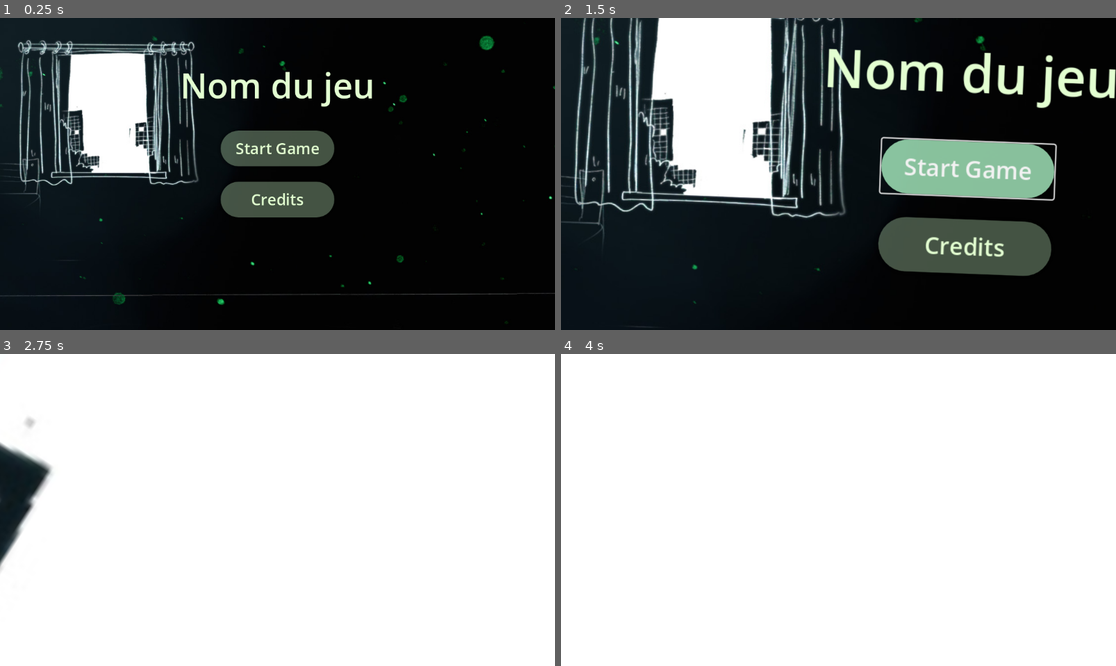
Above: before the commit, frames 1-4 (two rows, left to right).
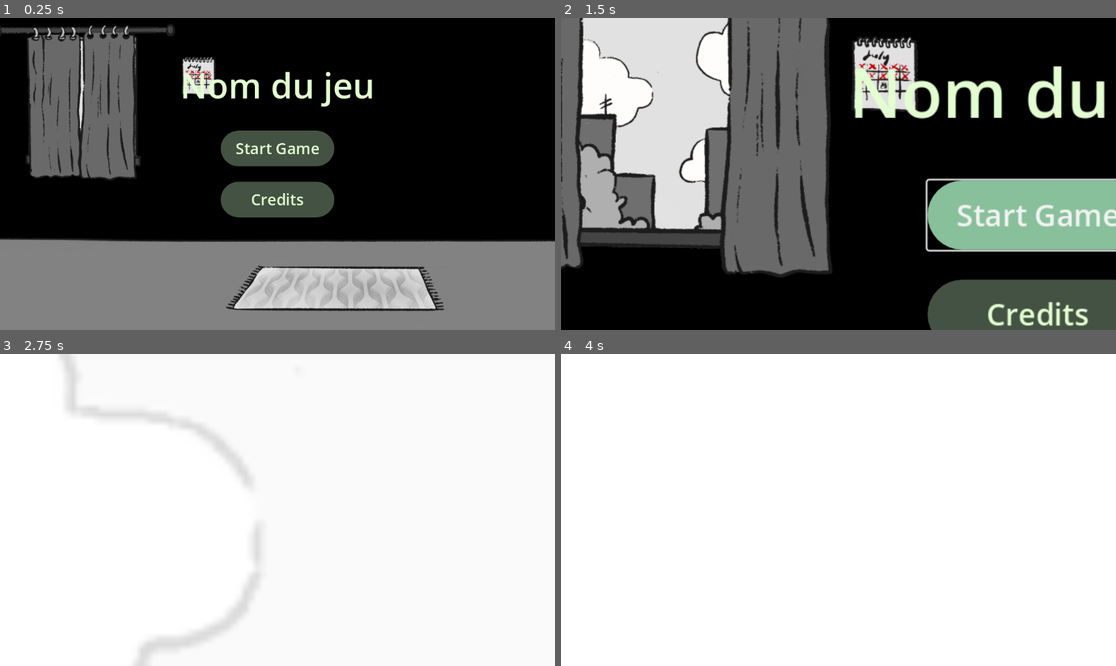
Above: after the commit, the same moments.

Repository: ohmlet-studio/ABugsLife
Game: Godot game, scene res://Scene/MainMenu.tscn
The game is run twice, just before and just after one commit, with the same random seed, the same clock (stepped at 60 frames per second) and the same inputs.
Inputs (mouse positions are in pixels of both pictures, inside the frame that each line leads up to):
- Up to frame 1 (0.25 s): no input
- Up to frame 2 (1.5 s): click "Credits" at 0.5 s; click "Start Game" at 1.25 s
- Up to frame 3 (2.75 s): move the mouse to (399, 494) at 2.02 s; click (399, 494) at 2.17 s
- Up to frame 4 (4 s): drag from (727, 525) to (810, 572) at 2.77 s; tap Enter at 3.5 s; move the mouse to (894, 441) at 3.52 s; click (894, 441) at 3.67 s

The runs differ from the first frame. In frame 1, 49% of the frame differs, in the area x 0-100%, y 0-100%; in frame 2, 64%; in frame 3, 4.2%; in frame 4, nothing differs.

Commit message:
office keyboard animation + tri

Diff:
--- /dev/null
+++ b/Assets/blur.gdshader
@@ -0,0 +1,7 @@
+shader_type canvas_item;
+
+uniform float amount: hint_range(0.0, 5.0);
+
+void fragment() {
+	COLOR.rgb = textureLod(SCREEN_TEXTURE, SCREEN_UV, amount).rgb;
+}
--- a/Scene/MainMenu.tscn
+++ b/Scene/MainMenu.tscn
@@ -1,12 +1,12 @@
-[gd_scene load_steps=12 format=3 uid="uid://fr56kbtu21h7"]
+[gd_scene load_steps=15 format=3 uid="uid://fr56kbtu21h7"]
 
 [ext_resource type="Script" uid="uid://bgf7wgrv5ym7j" path="res://Scripts/main_menu.gd" id="1_d4yab"]
-[ext_resource type="Texture2D" uid="uid://bcb6id5kk6h53" path="res://Assets/Menu.jpg" id="1_i26rj"]
-[ext_resource type="SystemFont" uid="uid://biaqrm2p8wpgf" path="res://Assets/MetaAccantis.tres" id="2_eiy7p"]
+[ext_resource type="Texture2D" uid="uid://dhne28h6pf04o" path="res://Assets/Menu/FondMenu.webp" id="2_d4yab"]
+[ext_resource type="SystemFont" uid="uid://biaqrm2p8wpgf" path="res://Assets/Menu/MetaAccantis.tres" id="2_eiy7p"]
 [ext_resource type="StyleBox" uid="uid://b61i1wlhgxiau" path="res://Assets/Styles/MainMenuHovered.tres" id="4_qoqlk"]
-
-[sub_resource type="StyleBoxTexture" id="StyleBoxTexture_eiy7p"]
-texture = ExtResource("1_i26rj")
+[ext_resource type="Texture2D" uid="uid://dnjxhclpb5l74" path="res://Assets/Chambre/RideauGauche.png" id="5_v3p41"]
+[ext_resource type="Texture2D" uid="uid://c5rxivguq5i4m" path="res://Assets/Chambre/RideauDroit.png" id="6_6nqpc"]
+[ext_resource type="Shader" uid="uid://c7vsl6mlj1vsd" path="res://Assets/blur.gdshader" id="7_6nqpc"]
 
 [sub_resource type="StyleBoxFlat" id="StyleBoxFlat_kjwba"]
 bg_color = Color(0.819608, 1, 0.807843, 0.321569)
@@ -22,6 +22,9 @@
 
 [sub_resource type="Shortcut" id="Shortcut_o3nbu"]
 events = [SubResource("InputEventKey_d4yab")]
+
+[sub_resource type="ShaderMaterial" id="ShaderMaterial_qf8tx"]
+shader = ExtResource("7_6nqpc")
 
 [sub_resource type="Animation" id="Animation_qoqlk"]
 length = 0.001
@@ -101,6 +104,42 @@
 "handle_modes": PackedInt32Array(0),
 "points": PackedFloat32Array(1, -0.25, 0, 0.25, 0),
 "times": PackedFloat32Array(0)
+}
+tracks/7/type = "value"
+tracks/7/imported = false
+tracks/7/enabled = true
+tracks/7/path = NodePath("Control:modulate")
+tracks/7/interp = 1
+tracks/7/loop_wrap = true
+tracks/7/keys = {
+"times": PackedFloat32Array(0),
+"transitions": PackedFloat32Array(1),
+"update": 0,
+"values": [Color(1, 1, 1, 1)]
+}
+tracks/8/type = "value"
+tracks/8/imported = false
+tracks/8/enabled = true
+tracks/8/path = NodePath("Control/RideauGauche:position")
+tracks/8/interp = 1
+tracks/8/loop_wrap = true
+tracks/8/keys = {
+"times": PackedFloat32Array(0),
+"transitions": PackedFloat32Array(1),
+"update": 0,
+"values": [Vector2(112, 176)]
+}
+tracks/9/type = "value"
+tracks/9/imported = false
+tracks/9/enabled = true
+tracks/9/path = NodePath("Control/RideauDroit:position")
+tracks/9/interp = 1
+tracks/9/loop_wrap = true
+tracks/9/keys = {
+"times": PackedFloat32Array(0),
+"transitions": PackedFloat32Array(1),
+"update": 0,
+"values": [Vector2(224, 176)]
 }
 
 [sub_resource type="Animation" id="Animation_h7a2f"]
@@ -135,9 +174,9 @@
 tracks/2/interp = 1
 tracks/2/loop_wrap = true
 tracks/2/keys = {
-"handle_modes": PackedInt32Array(0, 0),
-"points": PackedFloat32Array(0, -0.25, 0, 0.25, 0, -283, -0.25, 0, 0.25, 0),
-"times": PackedFloat32Array(0, 1.76667)
+"handle_modes": PackedInt32Array(0, 0, 0),
+"points": PackedFloat32Array(0, -0.25, 0, 0.25, 0, -2120, -0.25, 0, 0.25, 0, -283, -0.25, 0, 0.25, 0),
+"times": PackedFloat32Array(0, 1.63333, 1.76667)
 }
 tracks/3/type = "bezier"
 tracks/3/imported = false
@@ -146,13 +185,13 @@
 tracks/3/interp = 1
 tracks/3/loop_wrap = true
 tracks/3/keys = {
-"handle_modes": PackedInt32Array(0, 0),
-"points": PackedFloat32Array(0, -0.25, 0, 0.25, 0, -2338, -0.25, 0, 0.25, 0),
-"times": PackedFloat32Array(0, 1.76667)
+"handle_modes": PackedInt32Array(0, 0, 0),
+"points": PackedFloat32Array(0, -0.25, 0, 0.25, 0, -1912, -0.25, 0, 0.25, 0, -2338, -0.25, 0, 0.25, 0),
+"times": PackedFloat32Array(0, 1.63333, 1.76667)
 }
 tracks/4/type = "bezier"
 tracks/4/imported = false
-tracks/4/enabled = true
+tracks/4/enabled = false
 tracks/4/path = NodePath("Control:rotation")
 tracks/4/interp = 1
 tracks/4/loop_wrap = true
@@ -168,9 +207,9 @@
 tracks/5/interp = 1
 tracks/5/loop_wrap = true
 tracks/5/keys = {
-"handle_modes": PackedInt32Array(0, 0),
-"points": PackedFloat32Array(1, -0.25, 0, 0.25, 0, 10.18, -0.25, 0, 0.25, 0),
-"times": PackedFloat32Array(0, 1.76667)
+"handle_modes": PackedInt32Array(0, 0, 0, 0),
+"points": PackedFloat32Array(1, -0.25, 0, 0.25, 0, 17, -0.25, 0, 0.25, 0, 10.18, -0.25, 0, 0.25, 0, 20, -0.25, 0, 0.25, 0),
+"times": PackedFloat32Array(0, 1.7, 1.76667, 1.78)
 }
 tracks/6/type = "bezier"
 tracks/6/imported = false
@@ -179,9 +218,45 @@
 tracks/6/interp = 1
 tracks/6/loop_wrap = true
 tracks/6/keys = {
-"handle_modes": PackedInt32Array(0, 0),
-"points": PackedFloat32Array(1, -0.25, 0, 0.25, 0, 10.18, -0.25, 0, 0.25, 0),
-"times": PackedFloat32Array(0, 1.76667)
+"handle_modes": PackedInt32Array(0, 0, 0, 0),
+"points": PackedFloat32Array(1, -0.25, 0, 0.25, 0, 17, -0.25, 0, 0.25, 0, 10.18, -0.25, 0, 0.25, 0, 20, -0.25, 0, 0.25, 0),
+"times": PackedFloat32Array(0, 1.7, 1.76667, 1.78)
+}
+tracks/7/type = "value"
+tracks/7/imported = false
+tracks/7/enabled = true
+tracks/7/path = NodePath("Control:modulate")
+tracks/7/interp = 1
+tracks/7/loop_wrap = true
+tracks/7/keys = {
+"times": PackedFloat32Array(0.76, 1.54),
+"transitions": PackedFloat32Array(1, 1),
+"update": 0,
+"values": [Color(1, 1, 1, 1), Color(1, 1, 1, 0)]
+}
+tracks/8/type = "value"
+tracks/8/imported = false
+tracks/8/enabled = true
+tracks/8/path = NodePath("Control/RideauGauche:position")
+tracks/8/interp = 1
+tracks/8/loop_wrap = true
+tracks/8/keys = {
+"times": PackedFloat32Array(0, 0.0333333, 0.14926, 0.2),
+"transitions": PackedFloat32Array(1, 1, 1, 1),
+"update": 0,
+"values": [Vector2(112, 176), Vector2(112.973, 174.5), Vector2(32.1619, 174.5), Vector2(36.7192, 174.5)]
+}
+tracks/9/type = "value"
+tracks/9/imported = false
+tracks/9/enabled = true
+tracks/9/path = NodePath("Control/RideauDroit:position")
+tracks/9/interp = 1
+tracks/9/loop_wrap = true
+tracks/9/keys = {
+"times": PackedFloat32Array(0, 0.0333333, 0.14926, 0.2),
+"transitions": PackedFloat32Array(1, 1, 1, 1),
+"update": 0,
+"values": [Vector2(224, 176), Vector2(222.054, 176), Vector2(297.489, 176), Vector2(295.088, 176)]
 }
 
 [sub_resource type="AnimationLibrary" id="AnimationLibrary_iwfq2"]
@@ -199,7 +274,7 @@
 grow_vertical = 2
 script = ExtResource("1_d4yab")
 
-[node name="Control" type="Control" parent="."]
+[node name="ColorRect" type="ColorRect" parent="."]
 layout_mode = 1
 anchors_preset = 15
 anchor_right = 1.0
@@ -207,18 +282,18 @@
 grow_horizontal = 2
 grow_vertical = 2
 
-[node name="Background" type="Panel" parent="Control"]
+[node name="Control" type="Control" parent="."]
 layout_mode = 1
 anchors_preset = 15
 anchor_right = 1.0
 anchor_bottom = 1.0
-offset_left = -17.0
-offset_top = -4.0
-offset_right = 19.0
-offset_bottom = 171.0
-grow_horizontal = 2
-grow_vertical = 2
-theme_override_styles/panel = SubResource("StyleBoxTexture_eiy7p")
+grow_horizontal = 2
+grow_vertical = 2
+
+[node name="FondMenu" type="Sprite2D" parent="Control"]
+position = Vector2(576, 324)
+scale = Vector2(0.795031, 0.795092)
+texture = ExtResource("2_d4yab")
 
 [node name="VBoxContainer" type="VBoxContainer" parent="Control"]
 layout_mode = 1
@@ -273,6 +348,27 @@
 text = "Nom du jeu"
 horizontal_alignment = 1
 
+[node name="RideauGauche" type="Sprite2D" parent="Control"]
+position = Vector2(112, 176)
+scale = Vector2(0.8, 0.8)
+texture = ExtResource("5_v3p41")
+
+[node name="RideauDroit" type="Sprite2D" parent="Control"]
+position = Vector2(224, 176)
+scale = Vector2(0.8, 0.8)
+texture = ExtResource("6_6nqpc")
+
+[node name="ColorRect2" type="ColorRect" parent="."]
+visible = false
+modulate = Color(1, 1, 1, 0)
+material = SubResource("ShaderMaterial_qf8tx")
+layout_mode = 1
+anchors_preset = 15
+anchor_right = 1.0
+anchor_bottom = 1.0
+grow_horizontal = 2
+grow_vertical = 2
+
 [node name="AnimationPlayer" type="AnimationPlayer" parent="."]
 libraries = {
 &"": SubResource("AnimationLibrary_iwfq2")
--- /dev/null
+++ b/Scene/Office/ComputerPopup.tscn
@@ -0,0 +1,352 @@
+[gd_scene load_steps=17 format=3 uid="uid://dhv8vretxtnda"]
+
+[ext_resource type="PackedScene" uid="uid://dg035xci6inme" path="res://Scene/InteractionPopup.tscn" id="1_ym7cb"]
+[ext_resource type="Script" uid="uid://bd0nd8spp0khx" path="res://Scripts/Office/KeyboardInteraction.gd" id="2_uo47f"]
+[ext_resource type="Texture2D" uid="uid://cr7oj2w3f7ttt" path="res://Assets/Office/Keyboard/KeyboardPad.webp" id="2_uxog4"]
+[ext_resource type="Texture2D" uid="uid://7cniujpbfrol" path="res://Assets/Office/Keyboard/bKeycapIdle.webp" id="3_uo47f"]
+[ext_resource type="Texture2D" uid="uid://ck3lpiks85v4y" path="res://Assets/Office/Keyboard/zKeycapIdle.webp" id="4_6gcap"]
+[ext_resource type="Texture2D" uid="uid://c5pjwepgyitqx" path="res://Assets/Office/Keyboard/zKeycapPressed.png" id="5_hcf1d"]
+[ext_resource type="Texture2D" uid="uid://b3w43qdwhsrd" path="res://Assets/Office/Keyboard/bKeycapPressed.png" id="6_lcdwr"]
+[ext_resource type="Texture2D" uid="uid://bv11pi8v3os6i" path="res://Assets/Office/LeftLeg.webp" id="7_bubj6"]
+[ext_resource type="Texture2D" uid="uid://b655wwjudcr6j" path="res://Assets/Office/RightLeg.webp" id="8_ju8a1"]
+[ext_resource type="AudioStream" uid="uid://c7h34mjrabaxe" path="res://Assets/Audio/SFX/Office/Keyboard/1.wav" id="10_hcf1d"]
+[ext_resource type="AudioStream" uid="uid://db5oh55kfw846" path="res://Assets/Audio/SFX/Office/Keyboard/2.wav" id="11_lcdwr"]
+
+[sub_resource type="SystemFont" id="SystemFont_uo47f"]
+font_names = PackedStringArray("OliveVTypewriter")
+subpixel_positioning = 0
+
+[sub_resource type="Animation" id="Animation_6gcap"]
+length = 0.001
+tracks/0/type = "value"
+tracks/0/imported = false
+tracks/0/enabled = true
+tracks/0/path = NodePath("Popup/PanelContainer/Background4/Control/Node2D/LeftLeg:rotation")
+tracks/0/interp = 1
+tracks/0/loop_wrap = true
+tracks/0/keys = {
+"times": PackedFloat32Array(0),
+"transitions": PackedFloat32Array(1),
+"update": 0,
+"values": [-0.121325]
+}
+tracks/1/type = "value"
+tracks/1/imported = false
+tracks/1/enabled = true
+tracks/1/path = NodePath("Popup/PanelContainer/Background4/Control/Node2D/LeftLeg:scale")
+tracks/1/interp = 1
+tracks/1/loop_wrap = true
+tracks/1/keys = {
+"times": PackedFloat32Array(0),
+"transitions": PackedFloat32Array(1),
+"update": 0,
+"values": [Vector2(1, 1)]
+}
+tracks/2/type = "value"
+tracks/2/imported = false
+tracks/2/enabled = true
+tracks/2/path = NodePath("Popup/PanelContainer/Background4/Control/Node2D/KeyboardPad/BKeycapIdle:visible")
+tracks/2/interp = 1
+tracks/2/loop_wrap = true
+tracks/2/keys = {
+"times": PackedFloat32Array(),
+"transitions": PackedFloat32Array(),
+"update": 1,
+"values": []
+}
+tracks/3/type = "value"
+tracks/3/imported = false
+tracks/3/enabled = true
+tracks/3/path = NodePath("Popup/PanelContainer/Background4/Control/Node2D/KeyboardPad/BKeycapPressed:visible")
+tracks/3/interp = 1
+tracks/3/loop_wrap = true
+tracks/3/keys = {
+"times": PackedFloat32Array(),
+"transitions": PackedFloat32Array(),
+"update": 1,
+"values": []
+}
+tracks/4/type = "value"
+tracks/4/imported = false
+tracks/4/enabled = true
+tracks/4/path = NodePath("Popup/PanelContainer/Background4/Control/Node2D/LeftLeg:position")
+tracks/4/interp = 1
+tracks/4/loop_wrap = true
+tracks/4/keys = {
+"times": PackedFloat32Array(0),
+"transitions": PackedFloat32Array(1),
+"update": 0,
+"values": [Vector2(-114.618, -114.618)]
+}
+tracks/5/type = "value"
+tracks/5/imported = false
+tracks/5/enabled = true
+tracks/5/path = NodePath("Popup/PanelContainer/Background4/Control/Node2D/KeyboardPad/ZKeycapIdle:visible")
+tracks/5/interp = 1
+tracks/5/loop_wrap = true
+tracks/5/keys = {
+"times": PackedFloat32Array(),
+"transitions": PackedFloat32Array(),
+"update": 1,
+"values": []
+}
+tracks/6/type = "value"
+tracks/6/imported = false
+tracks/6/enabled = true
+tracks/6/path = NodePath("Popup/PanelContainer/Background4/Control/Node2D/KeyboardPad/ZKeycapPressed:visible")
+tracks/6/interp = 1
+tracks/6/loop_wrap = true
+tracks/6/keys = {
+"times": PackedFloat32Array(),
+"transitions": PackedFloat32Array(),
+"update": 1,
+"values": []
+}
+tracks/7/type = "value"
+tracks/7/imported = false
+tracks/7/enabled = true
+tracks/7/path = NodePath("Popup/PanelContainer/Background4/Control/Node2D/RightLeg:position")
+tracks/7/interp = 1
+tracks/7/loop_wrap = true
+tracks/7/keys = {
+"times": PackedFloat32Array(0),
+"transitions": PackedFloat32Array(1),
+"update": 0,
+"values": [Vector2(626.244, -155.696)]
+}
+tracks/8/type = "value"
+tracks/8/imported = false
+tracks/8/enabled = true
+tracks/8/path = NodePath("Popup/PanelContainer/Background4/Control/Node2D/RightLeg:rotation")
+tracks/8/interp = 1
+tracks/8/loop_wrap = true
+tracks/8/keys = {
+"times": PackedFloat32Array(0),
+"transitions": PackedFloat32Array(1),
+"update": 0,
+"values": [-0.22647]
+}
+tracks/9/type = "value"
+tracks/9/imported = false
+tracks/9/enabled = true
+tracks/9/path = NodePath("Popup/PanelContainer/Background4/Control/Node2D/RightLeg:scale")
+tracks/9/interp = 1
+tracks/9/loop_wrap = true
+tracks/9/keys = {
+"times": PackedFloat32Array(0),
+"transitions": PackedFloat32Array(1),
+"update": 0,
+"values": [Vector2(0.815242, 0.815242)]
+}
+
+[sub_resource type="Animation" id="Animation_b733f"]
+resource_name = "bPressed"
+tracks/0/type = "value"
+tracks/0/imported = false
+tracks/0/enabled = true
+tracks/0/path = NodePath("Popup/PanelContainer/Background4/Control/Node2D/LeftLeg:rotation")
+tracks/0/interp = 1
+tracks/0/loop_wrap = true
+tracks/0/keys = {
+"times": PackedFloat32Array(0, 0.100081, 0.200081, 0.3),
+"transitions": PackedFloat32Array(1, 1, 1, 1),
+"update": 0,
+"values": [-0.121325, 0.226919, 0.226919, -0.121325]
+}
+tracks/1/type = "value"
+tracks/1/imported = false
+tracks/1/enabled = true
+tracks/1/path = NodePath("Popup/PanelContainer/Background4/Control/Node2D/LeftLeg:scale")
+tracks/1/interp = 1
+tracks/1/loop_wrap = true
+tracks/1/keys = {
+"times": PackedFloat32Array(0, 0.100081, 0.200081, 0.3),
+"transitions": PackedFloat32Array(1, 1, 1, 1),
+"update": 0,
+"values": [Vector2(1, 1), Vector2(1, 1), Vector2(1, 1), Vector2(1, 1)]
+}
+tracks/2/type = "value"
+tracks/2/imported = false
+tracks/2/enabled = true
+tracks/2/path = NodePath("Popup/PanelContainer/Background4/Control/Node2D/KeyboardPad/BKeycapIdle:visible")
+tracks/2/interp = 1
+tracks/2/loop_wrap = true
+tracks/2/keys = {
+"times": PackedFloat32Array(0, 0.0666667, 0.233333, 0.3),
+"transitions": PackedFloat32Array(1, 1, 1, 1),
+"update": 1,
+"values": [true, false, false, true]
+}
+tracks/3/type = "value"
+tracks/3/imported = false
+tracks/3/enabled = true
+tracks/3/path = NodePath("Popup/PanelContainer/Background4/Control/Node2D/KeyboardPad/BKeycapPressed:visible")
+tracks/3/interp = 1
+tracks/3/loop_wrap = true
+tracks/3/keys = {
+"times": PackedFloat32Array(0, 0.0666667, 0.233333, 0.3),
+"transitions": PackedFloat32Array(1, 1, 1, 1),
+"update": 1,
+"values": [false, true, true, false]
+}
+tracks/4/type = "value"
+tracks/4/imported = false
+tracks/4/enabled = true
+tracks/4/path = NodePath("Popup/PanelContainer/Background4/Control/Node2D/LeftLeg:position")
+tracks/4/interp = 1
+tracks/4/loop_wrap = true
+tracks/4/keys = {
+"times": PackedFloat32Array(0, 0.1, 0.2, 0.3),
+"transitions": PackedFloat32Array(1, 1, 1, 1),
+"update": 0,
+"values": [Vector2(-114.618, -114.618), Vector2(-76.4119, -15.2824), Vector2(-76.4119, -15.2824), Vector2(-114.618, -114.618)]
+}
+
+[sub_resource type="Animation" id="Animation_hcf1d"]
+resource_name = "zPressed"
+tracks/0/type = "value"
+tracks/0/imported = false
+tracks/0/enabled = true
+tracks/0/path = NodePath("Popup/PanelContainer/Background4/Control/Node2D/KeyboardPad/ZKeycapIdle:visible")
+tracks/0/interp = 1
+tracks/0/loop_wrap = true
+tracks/0/keys = {
+"times": PackedFloat32Array(0, 0.0666667, 0.2, 0.266667),
+"transitions": PackedFloat32Array(1, 1, 1, 1),
+"update": 1,
+"values": [true, false, false, true]
+}
+tracks/1/type = "value"
+tracks/1/imported = false
+tracks/1/enabled = true
+tracks/1/path = NodePath("Popup/PanelContainer/Background4/Control/Node2D/KeyboardPad/ZKeycapPressed:visible")
+tracks/1/interp = 1
+tracks/1/loop_wrap = true
+tracks/1/keys = {
+"times": PackedFloat32Array(0, 0.0666667, 0.2, 0.266667),
+"transitions": PackedFloat32Array(1, 1, 1, 1),
+"update": 1,
+"values": [false, true, true, false]
+}
+tracks/2/type = "value"
+tracks/2/imported = false
+tracks/2/enabled = true
+tracks/2/path = NodePath("Popup/PanelContainer/Background4/Control/Node2D/RightLeg:position")
+tracks/2/interp = 1
+tracks/2/loop_wrap = true
+tracks/2/keys = {
+"times": PackedFloat32Array(0, 0.1, 0.166667, 0.266667),
+"transitions": PackedFloat32Array(1, 1, 1, 1),
+"update": 0,
+"values": [Vector2(626.244, -155.696), Vector2(641.86, -68.7707), Vector2(641.86, -68.7707), Vector2(626.244, -155.696)]
+}
+tracks/3/type = "value"
+tracks/3/imported = false
+tracks/3/enabled = true
+tracks/3/path = NodePath("Popup/PanelContainer/Background4/Control/Node2D/RightLeg:rotation")
+tracks/3/interp = 1
+tracks/3/loop_wrap = true
+tracks/3/keys = {
+"times": PackedFloat32Array(0, 0.1, 0.166667, 0.266667),
+"transitions": PackedFloat32Array(1, 1, 1, 1),
+"update": 0,
+"values": [-0.22647, -0.572468, -0.572468, -0.22647]
+}
+tracks/4/type = "value"
+tracks/4/imported = false
+tracks/4/enabled = true
+tracks/4/path = NodePath("Popup/PanelContainer/Background4/Control/Node2D/RightLeg:scale")
+tracks/4/interp = 1
+tracks/4/loop_wrap = true
+tracks/4/keys = {
+"times": PackedFloat32Array(0, 0.266667),
+"transitions": PackedFloat32Array(1, 1),
+"update": 0,
+"values": [Vector2(0.815242, 0.815242), Vector2(0.815242, 0.815242)]
+}
+
+[sub_resource type="AnimationLibrary" id="AnimationLibrary_6nfxm"]
+_data = {
+&"RESET": SubResource("Animation_6gcap"),
+&"bPressed": SubResource("Animation_b733f"),
+&"zPressed": SubResource("Animation_hcf1d")
+}
+
+[node name="ComputerPopup" instance=ExtResource("1_ym7cb")]
+
+[node name="Control" type="Control" parent="Popup/PanelContainer/Background4" index="0"]
+layout_mode = 3
+anchors_preset = 0
+offset_left = 44.0
+offset_top = 145.0
+offset_right = 84.0
+offset_bottom = 185.0
+scale = Vector2(3.64189, 1.87667)
+script = ExtResource("2_uo47f")
+
+[node name="Node2D" type="Node2D" parent="Popup/PanelContainer/Background4/Control" index="0"]
+position = Vector2(0.549165, 49.556)
+scale = Vector2(0.071869, 0.13947)
+
+[node name="KeyboardPad" type="Sprite2D" parent="Popup/PanelContainer/Background4/Control/Node2D" index="0"]
+position = Vector2(273.333, -214.514)
+scale = Vector2(0.662088, 0.662088)
+texture = ExtResource("2_uxog4")
+
+[node name="BKeycapIdle" type="Sprite2D" parent="Popup/PanelContainer/Background4/Control/Node2D/KeyboardPad" index="0"]
+texture = ExtResource("3_uo47f")
+
+[node name="ZKeycapIdle" type="Sprite2D" parent="Popup/PanelContainer/Background4/Control/Node2D/KeyboardPad" index="1"]
+texture = ExtResource("4_6gcap")
+
+[node name="ZKeycapPressed" type="Sprite2D" parent="Popup/PanelContainer/Background4/Control/Node2D/KeyboardPad" index="2"]
+visible = false
+texture = ExtResource("5_hcf1d")
+
+[node name="BKeycapPressed" type="Sprite2D" parent="Popup/PanelContainer/Background4/Control/Node2D/KeyboardPad" index="3"]
+visible = false
+texture = ExtResource("6_lcdwr")
+
+[node name="LeftLeg" type="Sprite2D" parent="Popup/PanelContainer/Background4/Control/Node2D" index="1"]
+position = Vector2(-114.618, -114.618)
+rotation = -0.121325
+texture = ExtResource("7_bubj6")
+
+[node name="RightLeg" type="Sprite2D" parent="Popup/PanelContainer/Background4/Control/Node2D" index="2"]
+position = Vector2(626.244, -155.696)
+rotation = -0.22647
+scale = Vector2(0.815242, 0.815242)
+texture = ExtResource("8_ju8a1")
+
+[node name="ScreenText" type="Label" parent="Popup/PanelContainer/Background4" index="1"]
+texture_filter = 1
+layout_mode = 1
+anchors_preset = 5
+anchor_left = 0.5
+anchor_right = 0.5
+offset_left = -82.5
+offset_top = 10.0
+offset_right = 331.5
+offset_bottom = 264.0
+grow_horizontal = 2
+scale = Vector2(0.40314, 0.394335)
+theme_override_colors/font_color = Color(0, 0, 0, 1)
+theme_override_fonts/font = SubResource("SystemFont_uo47f")
+theme_override_font_sizes/font_size = 61
+autowrap_mode = 1
+text_overrun_behavior = 3
+
+[node name="KeyboardAnimation" type="AnimationPlayer" parent="." index="2"]
+libraries = {
+&"": SubResource("AnimationLibrary_6nfxm")
+}
+
+[node name="Sound1" type="AudioStreamPlayer2D" parent="." index="3"]
+position = Vector2(333, 80)
+stream = ExtResource("10_hcf1d")
+
+[node name="Sound2" type="AudioStreamPlayer2D" parent="." index="4"]
+position = Vector2(332, 82)
+stream = ExtResource("11_lcdwr")
+
+[connection signal="gui_input" from="Popup/PanelContainer/Background4/Control" to="Popup/PanelContainer/Background4/Control" method="_on_gui_input"]
--- /dev/null
+++ b/Scene/OfficeScene.tscn
@@ -0,0 +1,10 @@
+[gd_scene load_steps=2 format=3 uid="uid://dkjmuejfnhqem"]
+
+[ext_resource type="PackedScene" uid="uid://dhv8vretxtnda" path="res://Scene/Office/ComputerPopup.tscn" id="1_e6515"]
+
+[node name="Home" type="Node2D"]
+
+[node name="Interactions" type="Node2D" parent="."]
+
+[node name="ComputerPopup" parent="Interactions" instance=ExtResource("1_e6515")]
+position = Vector2(443, 212)
--- /dev/null
+++ b/Scripts/Office/KeyboardInteraction.gd
@@ -0,0 +1,38 @@
+extends Control
+
+
+var COUNT: int
+
+@onready var root = get_parent().get_parent().get_parent().get_parent()
+@onready var KeyboardAnimation = root.get_node("KeyboardAnimation")
+@onready var ScreenText = get_parent().get_node("ScreenText")
+@onready var Sound1 = root.get_node("Sound1")
+@onready var Sound2 = root.get_node("Sound2")
+
+func _ready() -> void:
+	pass
+
+func b_keystroke():
+	KeyboardAnimation.play("bPressed")
+	ScreenText.text += "B"
+	Sound1.play()
+
+func z_keystroke():
+	KeyboardAnimation.play("zPressed")
+	ScreenText.text += "Z"
+	Sound2.play()
+
+func process_input():
+	if COUNT % 2 == 0:
+		b_keystroke()
+	else:
+		z_keystroke()
+
+func _on_gui_input(event: InputEvent) -> void:
+	if event is InputEventMouseButton:
+		if event.pressed and event.button_index == MOUSE_BUTTON_LEFT:
+			if COUNT < 12:
+				process_input()
+				COUNT += 1
+				return
+			root.action_completed.emit()
--- a/Scripts/main_menu.gd
+++ b/Scripts/main_menu.gd
@@ -7,6 +7,5 @@
 	await get_tree().create_timer(3.0).timeout
 	get_tree().change_scene_to_file("res://Scene/tramScene.tscn")
 
-
 func _on_credits_pressed() -> void:
-	pass # Replace with function body.
+	pass
Not shown, added: Assets/Audio/SFX/Office/Keyboard/1.wav.import
Not shown, added: Assets/Audio/SFX/Office/Keyboard/2.wav.import
Binary file added: Assets/Calendar/BirthdayCake.webp
Not shown, added: Assets/Calendar/BirthdayCake.webp.import
Binary file added: Assets/Calendar/RondBirthday.webp
Not shown, added: Assets/Calendar/RondBirthday.webp.import
Binary file added: Assets/Chambre/RideauDroit.png
Not shown, added: Assets/Chambre/RideauDroit.png.import
Binary file added: Assets/Chambre/RideauGauche.png
Not shown, added: Assets/Chambre/RideauGauche.png.import
Binary file added: Assets/Menu/FondMenu.webp
Not shown, changed: Assets/Menu/FondMenu.webp.import
(and 24 more such lines)
